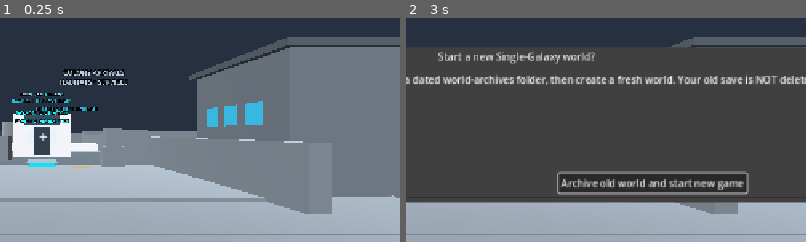
Above: before the commit, frames 1-2 (left to right).
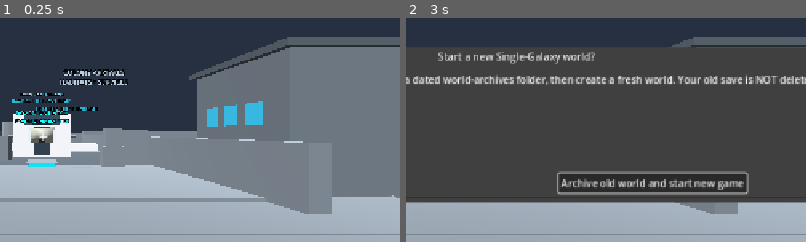
Above: after the commit, the same moments.

Repository: vjmichael/Single-galaxy
Game: Godot game, scene res://world/main.tscn
Two runs of this game, one before a commit and one after it. Both use one fixed random seed, a clock stepped at 60 frames per second and the inputs below.
Inputs:
- Up to frame 1 (0.25 s): no input
- Up to frame 2 (3 s): click "Retry connection to saved sta…" at 0.5 s; click "Retry connection to saved sta…" at 1.25 s; click "Retry connection to saved sta…" at 2 s; click "New game... (backup old world)" at 2.75 s
The pictures show only the part of the screen within x 45-95%, y 24-74%; the shares and areas given below are measured in that part.

The runs differ from the first frame. In frame 1, 0.4% of the frame differs, in the area x 2-19%, y 45-56%; in frame 2, nothing differs.

Commit message:
feat(visuals): textured industrial hull, Radeon 8.5km quality mode and native-station 3D navigation marker

Diff:
--- a/desktop_godot/world/main.gd
+++ b/desktop_godot/world/main.gd
@@ -13,6 +13,8 @@
 const COLONY_DOCK_LAYOUT := preload("res://world/colony_dock_layout.gd")
 const PHYSICAL_TRACE := preload("res://world/physical_acceptance_diagnostics.gd")
 const WORLD_RESET := preload("res://world/world_reset_manager.gd")
+const INDUSTRIAL_SHIP := preload("res://world/industrial_ship_design.gd")
+const VISUAL_QUALITY := preload("res://world/visual_quality_profile.gd")
 const STATION_GRAY := Color(0.47, 0.51, 0.55, 1.0)
 const SHIP_WHITE := Color(0.96, 0.97, 0.99, 1.0)
 # Visual capsule center for 1.75 m tall collider; original C++ X/Z unchanged.
@@ -45,6 +47,9 @@
 var ship_space: Node3D
 var space_preview: Node3D
 var native_asteroid_mesh: MeshInstance3D
+var _visual_inertial_stars: MultiMeshInstance3D
+var _visual_station_target: Node3D
+var _visual_high_quality := false
 var exterior_ship_visual: Node3D
 var exterior_camera: Camera3D
 var asteroid_label: Label
@@ -102,6 +107,8 @@
 
 func _ready() -> void:
 	_frame_delta_ms.resize(FRAME_PACING_CAPACITY)
+	# Radeon high quality is an operator preference, not physics authority.
+	_visual_high_quality = VISUAL_QUALITY.is_r9700_adapter()
 	material = StandardMaterial3D.new()
 	material.albedo_color = STATION_GRAY
 	material.roughness = 1.0
@@ -120,6 +127,7 @@
 	# Procedural, visual-only colony -> dock -> berth transition. Native
 	# station-person coordinates, SQLite ownership and boarding are unchanged.
 	COLONY_DOCK_LAYOUT.build(station_space)
+	INDUSTRIAL_SHIP.build_docked(station_space.get_node("SpacefaringDock") as Node3D)
 	ship_space = Node3D.new()
 	ship_space.name = "ShipInterior_Prototype"
 	add_child(ship_space)
@@ -129,6 +137,7 @@
 	_build_native_space_preview()
 	_show_native_location(true) # station first; only native PERSON/POSE chooses later
 	_build_player()
+	_apply_visual_quality()
 	_build_hud()
 	_apply_technical_hud()
 	# Native world observations are optional. The local character is NOT synchronized.
@@ -544,6 +553,45 @@
 			Transform3D(Basis.IDENTITY, inertial_location))
 	orientation_guides.multimesh = dot_meshes
 	space_preview.add_child(orientation_guides)
+	_visual_inertial_stars = VISUAL_QUALITY.add_inertial_background(space_preview)
+	_visual_station_target = Node3D.new()
+	_visual_station_target.name = "SameTickOriginalStationTarget_NONCOLLIDING"
+	_visual_station_target.visible = false
+	space_preview.add_child(_visual_station_target)
+	var station_skin := StandardMaterial3D.new()
+	station_skin.albedo_color = Color(0.65,0.69,0.66)
+	station_skin.metallic = 0.42
+	station_skin.roughness = 0.74
+	var station_beacon := StandardMaterial3D.new()
+	station_beacon.albedo_color = Color(0.14,0.72,0.86)
+	station_beacon.shading_mode = BaseMaterial3D.SHADING_MODE_UNSHADED
+	for i in range(4):
+		var bar := MeshInstance3D.new()
+		bar.name = "Native station frame %d" % i
+		var shape := BoxMesh.new()
+		shape.size = Vector3(5.0,0.45,0.55) if i%2==0 else Vector3(0.55,0.45,5.0)
+		bar.mesh = shape
+		bar.position = Vector3(0.0,1.1 if i < 2 else -1.1,0.0)
+		bar.material_override = station_skin
+		_visual_station_target.add_child(bar)
+	var core := MeshInstance3D.new()
+	core.name = "Original C++ station transponder shell"
+	var body_shape := CylinderMesh.new()
+	body_shape.height = 2.0
+	body_shape.top_radius = 1.2
+	body_shape.bottom_radius = 1.2
+	core.mesh = body_shape
+	core.material_override = station_skin
+	_visual_station_target.add_child(core)
+	var light := MeshInstance3D.new()
+	light.name = "Station transponder light"
+	var light_shape := SphereMesh.new()
+	light_shape.radius = 0.85
+	light_shape.height = 1.7
+	light.mesh = light_shape
+	light.position.y = 2.4
+	light.material_override = station_beacon
+	_visual_station_target.add_child(light)
 	# Greybox ship hull is 8m long, 2.5m high, with visible wings spanning
 	# ~6m. The ORIGINAL C++ physics uses a conservative 5.2m bounding sphere.
 	# Neither these meshes nor the camera writes any collision or ship pose.
@@ -557,6 +605,7 @@
 	body.mesh = body_mesh
 	body.material_override = ship_material
 	exterior_ship_visual.add_child(body)
+	var model_wings: Array[Node3D] = []
 	for side in [-1,1]:
 		var wing := MeshInstance3D.new()
 		wing.name = "Native hull wing" + str(side)
@@ -566,6 +615,10 @@
 		wing.material_override = ship_material
 		wing.position = Vector3(-0.25, -0.45, float(side) * 2.35)
 		exterior_ship_visual.add_child(wing)
+		model_wings.append(wing)
+	# The model decorates existing hull/wing nodes; original SHIP owns
+	# heading, pose, physics and SQLite. Direct children remain 4.
+	INDUSTRIAL_SHIP.decorate_external_body(body, model_wings)
 	exterior_camera = Camera3D.new()
 	exterior_camera.name = "OriginalShip_ThirdPersonCamera"
 	exterior_camera.position = Vector3(-16.0, 7.0, 0.0)
@@ -578,6 +631,42 @@
 static func native_heading_to_godot_yaw(heading: int) -> float:
 	# Original yaw 0 = +X; 90 = +native Y = -Godot Z.
 	return deg_to_rad(float(heading % 360))
+
+func _apply_visual_quality() -> void:
+	if is_instance_valid(exterior_camera):
+		VISUAL_QUALITY.apply_camera(exterior_camera, _visual_high_quality)
+	if is_instance_valid(player) and is_instance_valid(player.camera):
+		VISUAL_QUALITY.apply_camera(player.camera, _visual_high_quality)
+	VISUAL_QUALITY.set_background_quality(_visual_inertial_stars, _visual_high_quality)
+	_refresh_station_visual_target()
+
+func _refresh_station_visual_target() -> void:
+	if not is_instance_valid(_visual_station_target):
+		return
+	_visual_station_target.visible = false
+	if not bool(_verified_station_nav.get("found", false)):
+		return
+	var range_m := float(_verified_station_nav.get("range_m", -1.0))
+	# Don't draw a fabricated station when the C++ return vector is out of
+	# draw range; the honest distance/bearing HUD remains visible instead.
+	if range_m < 25.0 or range_m > VISUAL_QUALITY.distance_m(_visual_high_quality) - 40.0:
+		return
+	_visual_station_target.position = Vector3(
+		float(_verified_station_nav.get("dx_mm", 0))/1000.0,
+		float(_verified_station_nav.get("dz_mm", 0))/1000.0,
+		-float(_verified_station_nav.get("dy_mm", 0))/1000.0)
+	_visual_station_target.visible = true
+
+func _toggle_visual_quality() -> void:
+	_visual_high_quality = not _visual_high_quality
+	_apply_visual_quality()
+	_on_native_player_status("R9700 PRESENTATION: %s, %.0fm camera draw, genuine station navigation unchanged" % [
+		"HIGH" if _visual_high_quality else "BALANCED",
+		VISUAL_QUALITY.distance_m(_visual_high_quality)])
+	if _physical_trace != null and _physical_trace.enabled():
+		_physical_trace.record("visual_quality_changed", {
+			"high":_visual_high_quality,
+			"draw_distance_m":VISUAL_QUALITY.distance_m(_visual_high_quality)})
 
 func _toggle_technical_details() -> void:
 	_show_technical_details = not _show_technical_details
@@ -911,6 +1000,10 @@
 		player.use_native_authority(_player_session_autoconnect)
 
 func _unhandled_input(event: InputEvent) -> void:
+	if event is InputEventKey and event.pressed and not event.echo and event.keycode == KEY_F4:
+		_toggle_visual_quality()
+		get_viewport().set_input_as_handled()
+		return
 	if event is InputEventKey and event.pressed and not event.echo and event.keycode == KEY_F6:
 		_ask_world_reset()
 		get_viewport().set_input_as_handled()
@@ -1124,6 +1217,8 @@
 		"original_rock":_verified_flight_rock.duplicate(true) if not joined.is_empty() else {},
 		"original_target_instrument":joined,
 		"original_nearest_station":_verified_station_nav.duplicate(true),
+		"visual_quality_high":_visual_high_quality,
+		"camera_draw_distance_m":VISUAL_QUALITY.distance_m(_visual_high_quality),
 		"exterior_camera":is_instance_valid(exterior_camera) and exterior_camera.current,
 		"person_camera":is_instance_valid(player) and is_instance_valid(player.camera) and player.camera.current,
 		"operator_visual_judgment":"NOT YET RECORDED"
@@ -1255,6 +1350,7 @@
 			navigation_label.text = STATION_NAV.display({})
 		return
 	_verified_station_nav = readout
+	_refresh_station_visual_target()
 	if is_instance_valid(navigation_label):
 		navigation_label.text = STATION_NAV.display(readout)
 	if _physical_trace != null and _physical_trace.enabled():
@@ -1308,6 +1404,7 @@
 	_verified_flight_ship = ship.duplicate(true)
 	_verified_flight_rock.clear()
 	_verified_station_nav.clear()
+	_refresh_station_visual_target()
 	if is_instance_valid(navigation_label):
 		navigation_label.text = STATION_NAV.display({})
 	_refresh_native_flight_instruments()
